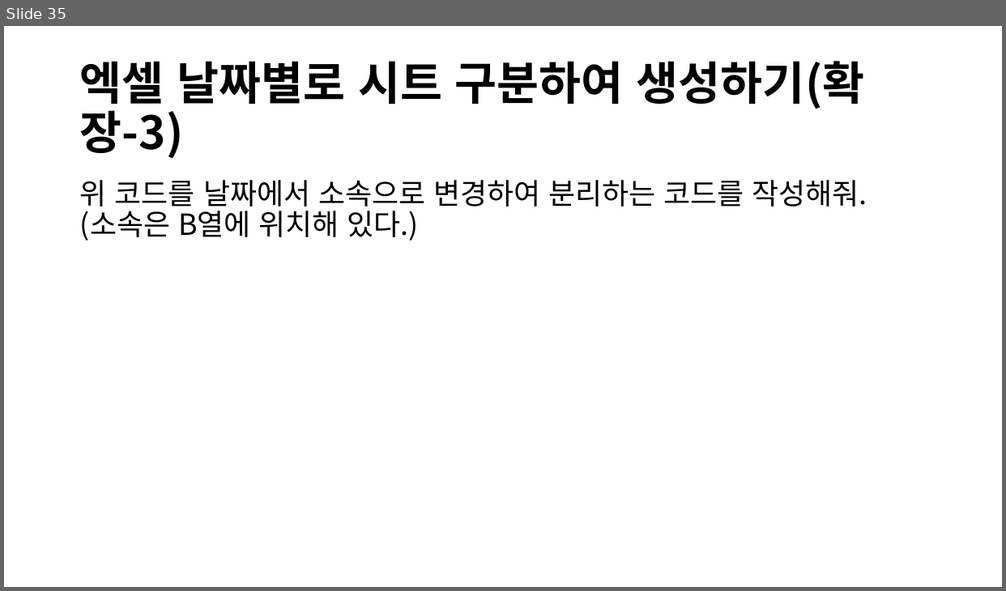
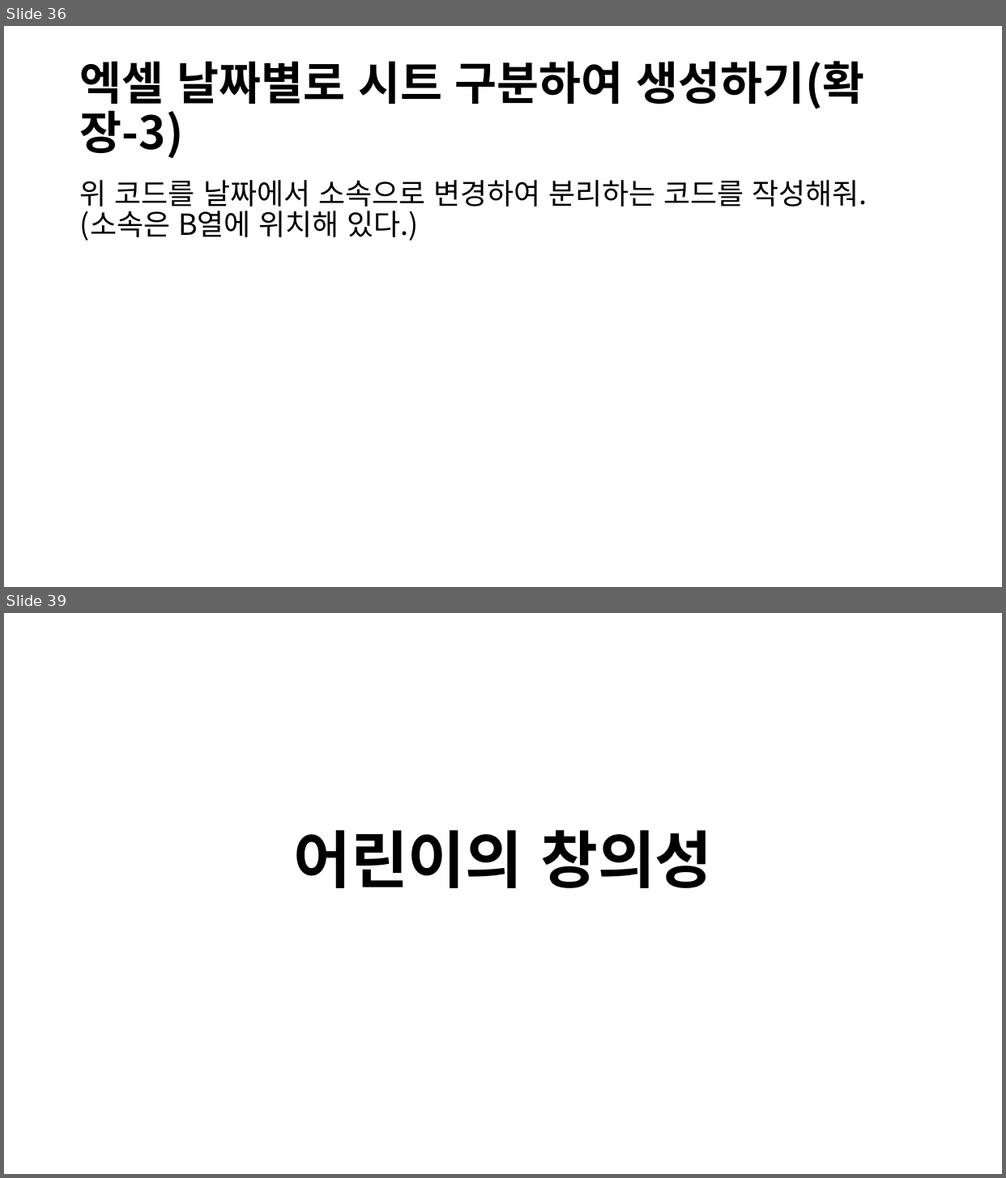
Before and after one commit to lolsaless/Python, a slide deck: 프롬프트 실습.pptx. Shown one above the other, each under a label of ours: slide 35 before the commit, slides 36 and 39 after it; the slides between them are not shown. The pictures are 1006x591 and 1006x1178 pixels, drawn with LibreOffice and Linux fonts; fonts in the diff are those of the drawing. Boxes give left, top, right and bottom in pixels: in the first picture for what was removed or moved away, otherwise in the second. Text is boxed around its words. In the diff, an @@ line names an element or a change of style, - is before the commit and + after.

```diff
--- a/프롬프트 실습.pptx
+++ b/프롬프트 실습.pptx
@@ slide 39 added at (4,613,1002,1174), background #FFFFFF @@
@@ title added at (293,830,713,888), 60 pt, text #000000, bold @@
+어린이의 창의성
@@ what was slide 35 is now slide 36 @@
```
Also in this commit, not shown: 10 slides changed, 3 other slides added, 8 other files.
